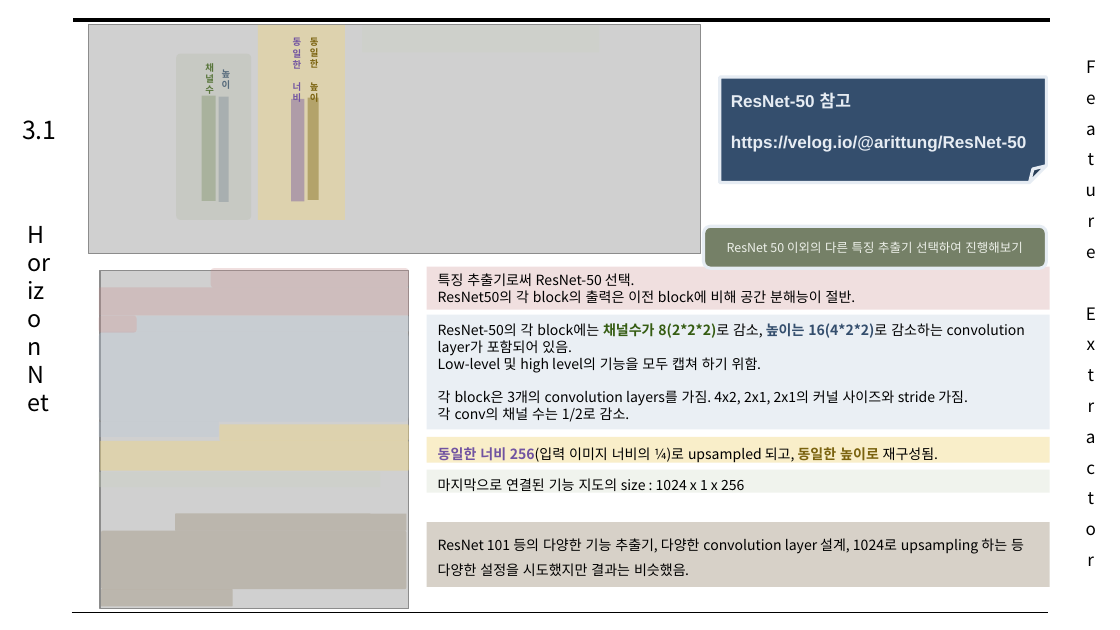
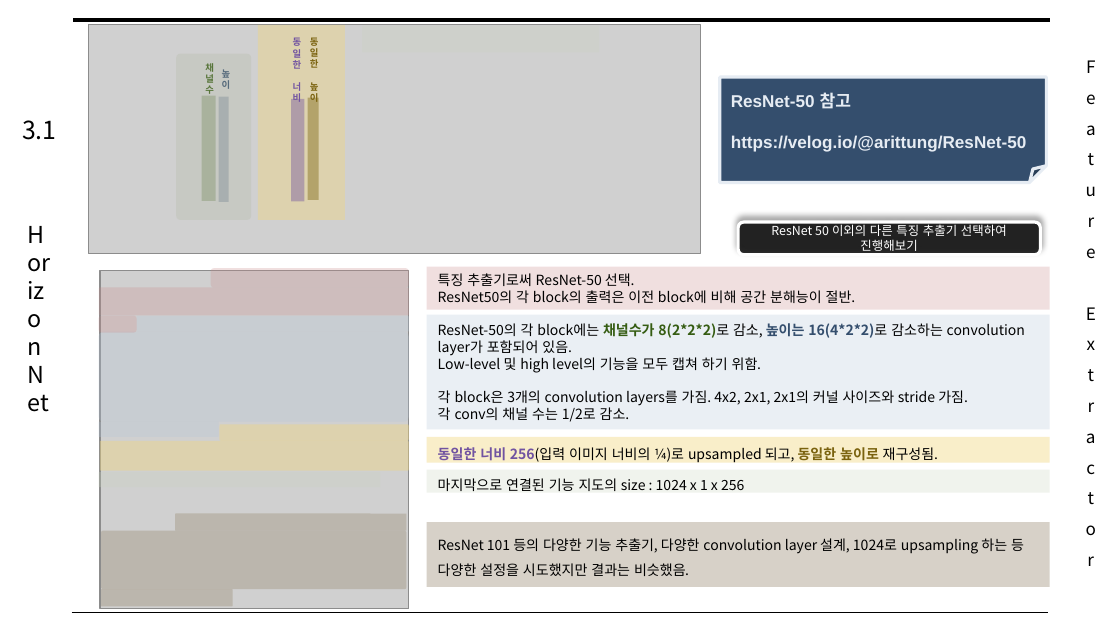
Before and after one commit to arittung/3D_Room_Layout_estimation, a slide deck: slide 5 of 관련 자료/HorizonNet 논문 해석.pptx. Drawn at 1120x630 pixels with LibreOffice and Linux fonts; fonts in the diff are those of the drawing; grey boxes stand for pictures. Boxes give left, top, right and bottom in pixels: in the first picture for what was removed or moved away, otherwise in the second. Text is boxed around its words. In the diff, an @@ line names an element or a change of style, - is before the commit and + after.

```diff
--- a/관련 자료/HorizonNet 논문 해석.pptx
+++ b/관련 자료/HorizonNet 논문 해석.pptx
@@ rounded rectangle "ResNet 50 이외의 다른 특징 ...": place and size @@
-rounded rectangle "ResNet 50 이외의 다른 특징 ..." at [703, 226, 1046, 269]
+rounded rectangle "ResNet 50 이외의 다른 특징 ..." at [738, 222, 1040, 254]
@@ rounded rectangle "ResNet 50 이외의 다른 특징 ..." at [738, 222, 1040, 254]: text colour #EDF0E9 to #FFFFFF; fill #536142 at 80% opacity to #000000 at 80% opacity; outline #E6ECF3 2 pt to #FFFFFF 2 pt; shadow on @@
```
Also in this commit, not shown: 2 other slides changed, 2 other files.
